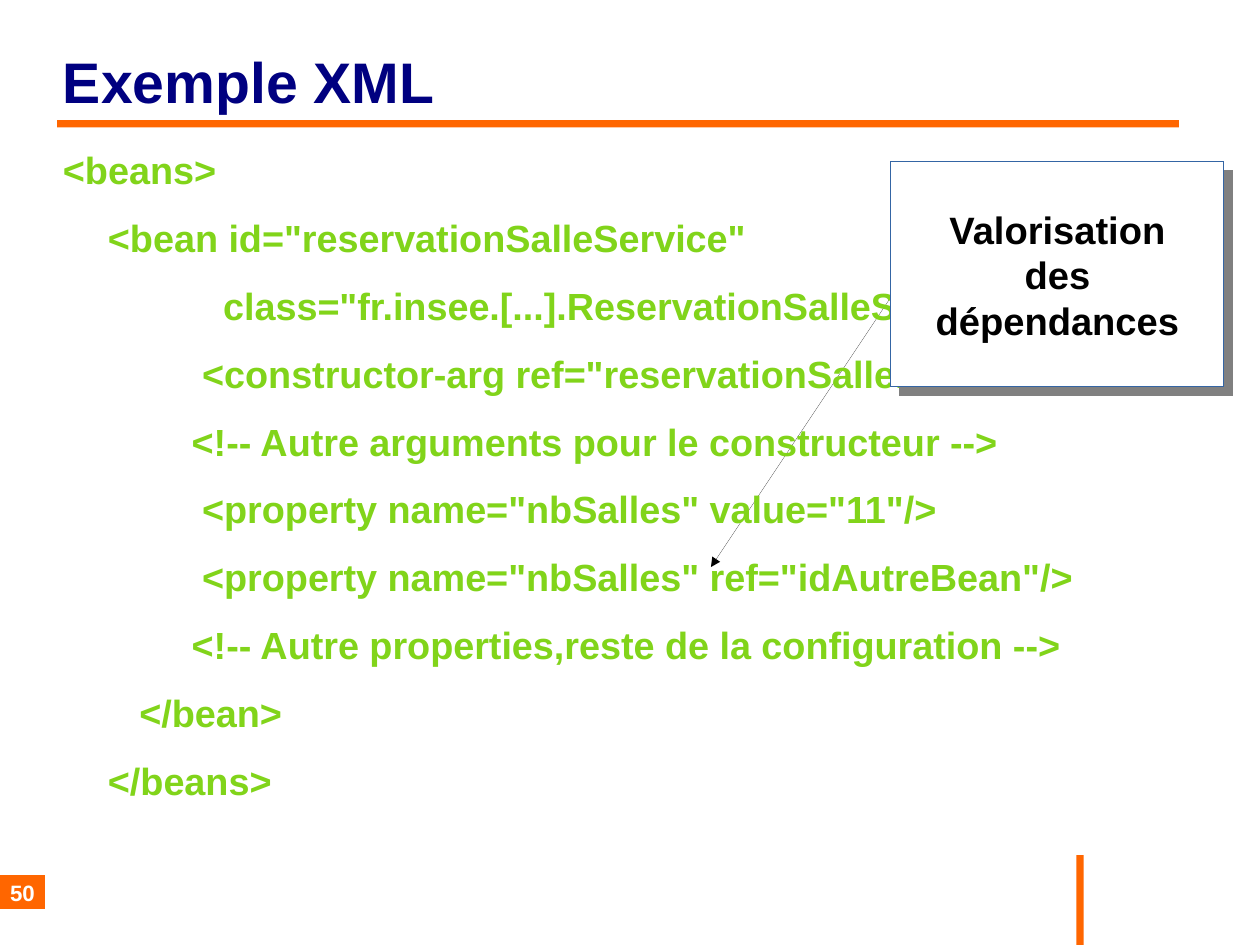
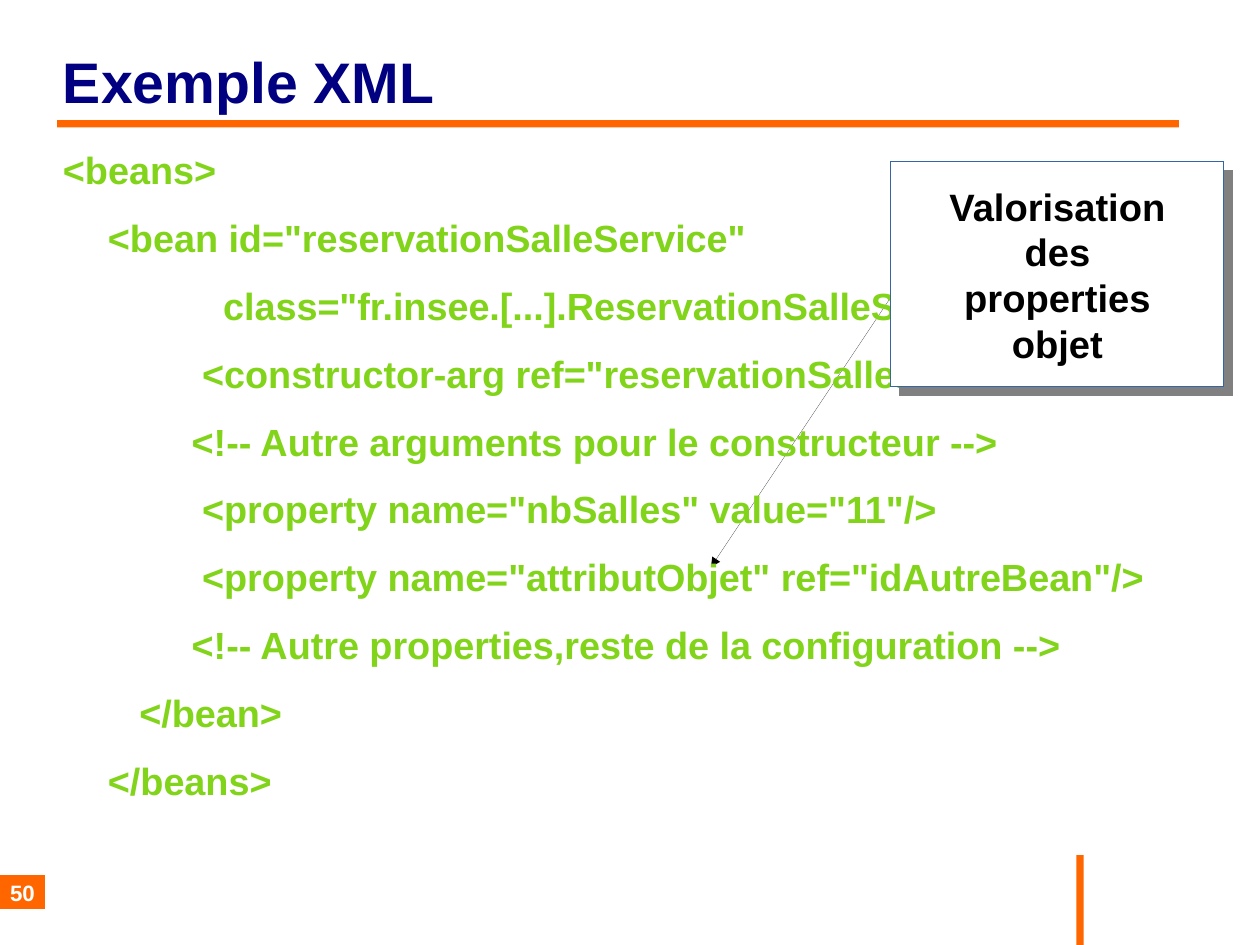
Before and after one commit to philphils/formation-spring, a slide deck: slide 50 of Documentation/diapo_formation_spring.odp. Drawn at 1260x945 pixels with LibreOffice and Linux fonts; fonts in the diff are those of the drawing; background and template pictures are left out. Boxes give left, top, right and bottom in pixels: in the first picture for what was removed or moved away, otherwise in the second. Text is boxed around its words. In the diff, an @@ line names an element or a change of style, - is before the commit and + after.

```diff
--- a/Documentation/diapo_formation_spring.odp
+++ b/Documentation/diapo_formation_spring.odp
@@ text at (949,193,1165,366): text changed @@
-Valorisation des dépendances
+Valorisation des properties objet
@@ text at (202,562,1144,599): text changed @@
-<property name="nbSalles" ref="idAutreBean"/>
+<property name="attributObjet" ref="idAutreBean"/>
```
Also in this commit, not shown: 1 other slide changed.
